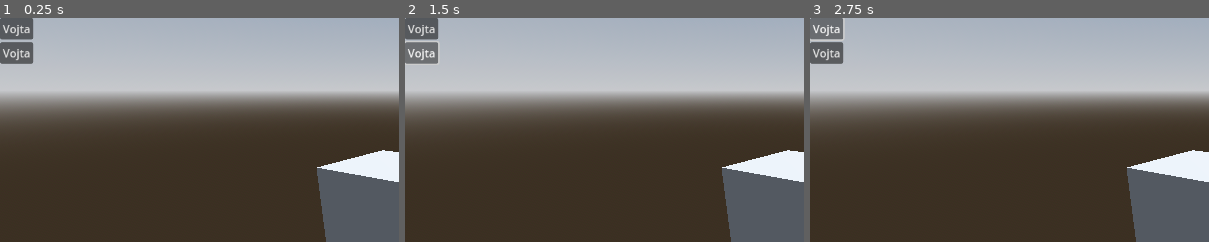
Above: before the commit, frames 1-3 (left to right).
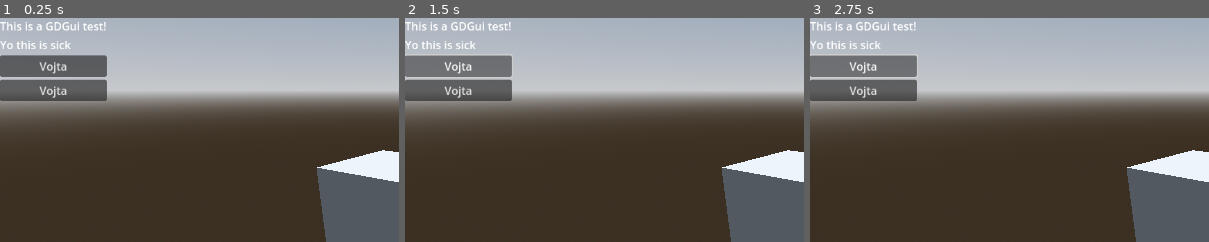
Above: after the commit, the same moments.

Repository: VojtaStruhar/godot-gdgui
Game: Godot game, scene res://test_world.tscn
Two runs of this game, one before a commit and one after it. Both use one fixed random seed, a clock stepped at 60 frames per second and the inputs below. The project has no main scene, so this scene is started directly.
Inputs:
- Up to frame 1 (0.25 s): no input
- Up to frame 2 (1.5 s): click "Vojta" at 0.5 s; click "Vojta" at 1.25 s
- Up to frame 3 (2.75 s): click "Vojta" at 2 s
The pictures show only the part of the screen within x 0-50%, y 0-50%; the shares and areas given below are measured in that part.

The runs differ from the first frame. In frame 1, 6.5% of the frame differs, in the area x 0-27%, y 0-38%; in frame 2, 6.5%; in frame 3, 6.5%.

Commit message:
Added static text labels

Diff:
--- a/GDGui/gdgui.gd
+++ b/GDGui/gdgui.gd
@@ -5,7 +5,7 @@
 
 var _layout_stack = []
 
-var _elements_cache: Dictionary = {}
+var _elements_registry: Dictionary = {}
 
 var __button_presses: Dictionary = {}
 
@@ -17,19 +17,19 @@
 	for key in __button_presses:
 		__button_presses[key] = false
 
-func _add_element(id, element: Control):
+func _add_element(id: Variant, element: Control):
 	var last = main
 	if _layout_stack.size() > 0:
 		last = _layout_stack[_layout_stack.size() - 1]
 
-	_elements_cache[id] = element
+	_elements_registry[id] = element
 	last.add_child(element)
 
 
 func button(title: String = "Button", options: Dictionary = {}) -> bool:
 	var button_id = options["id"] if "id" in options else "button_" + title
 
-	if (button_id not in _elements_cache):
+	if (button_id not in _elements_registry):
 		var btn = Button.new()
 		btn.pressed.connect(func(): __button_presses[button_id] = true)
 		btn.text = title
@@ -37,3 +37,13 @@
 		_add_element(button_id, btn)
 
 	return __button_presses[button_id] if button_id in __button_presses else false
+
+## Static label identified by its text. Do not use for labels with dynamic text.
+func label(text: String) -> void:
+	var label_id = "label_static_" + str(text.hash())
+
+	if label_id not in _elements_registry:
+		var l = Label.new()
+		l.name = "Static label"
+		l.text = text
+		_add_element(label_id, l)
--- a/test_world.gd
+++ b/test_world.gd
@@ -3,8 +3,11 @@
 @onready var gdgui: GDGui = $CanvasLayer/Control
 
 func _process(delta: float) -> void:
-	if (gdgui.button("Vojta", {"id": 1} )):
+	gdgui.label("This is a GDGui test!")
+	gdgui.label("Yo this is sick")
+
+	if (gdgui.button("Vojta", { "id": 1 })):
 		print("Print 1 - you want to see me")
 
 	if (gdgui.button("Vojta")):
-		print("Print 2 - oops")
+		print("Print 2")
